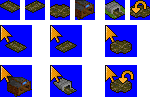
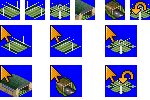
The second 150px x 100px image is a revision of the first. Changes to its layers:
added layer "UGRT" above "URRT" over <box>0,0,150,97</box>
hid "DIRT" over <box>0,0,150,97</box>
